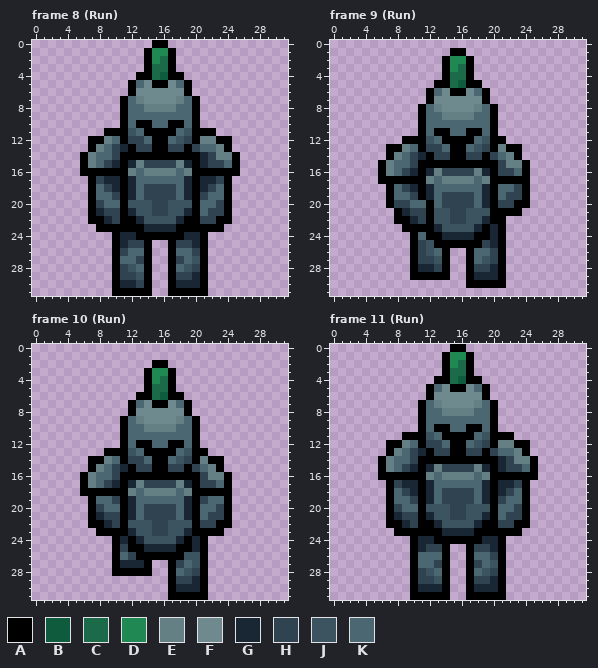
A pixel-art file gets an edit: Aseprite/Characters/PlayerCharacter_Front_BaseSprite.aseprite. That is the earlier state.
32x32 pixels, 11 frames. Shown: frame 8 (Run), frame 9 (Run), frame 10 (Run), frame 11 (Run). The commit also changed other frames, which this record leaves out.
Palette (. is transparent): A #000000  B #0e5c3d  C #1b6a4a  D #208853  E #658085  F #6f8a8f  G #192633  H #304351  J #3c5360  K #4b6771
Pixels before, frame 8 (Run), first column x 6:
 0 .........AA.........
 1 ........ADDA........
 2 ........ADCA........
 3 ........ACCA........
 4 .......AACBAA.......
 5 ......AKFAAFKA......
 6 ......AFFFFFFA......
 7 .....AKEFFFFEKA.....
 8 .....AKKEEEEKKA.....
 9 .....AKKKKKKKKA.....
10 .....AKAAKKAAKA.....
11 ...AAAJKAAAAKJAAA...
12 .AAEKAHHKAAKJHAEEAA.
13 .AEKHGAHHAAHHAHKKEA.
14 AEKKHAAAAAAAAAAGHEEA
15 AEKHGAGEHHHHEGAGHHKA
16 AAAAAAEKEEEEKEAAAAAA
17 .AHGGAGKKKKKKGAGGHA.
18 .AKHGAGKHHHHKGAGHKA.
19 .AKKHAGKHHHHKGAHKKA.
20 .AHKKAJJJHHJJJAKKHA.
21 .AGHHAGJJHHJJGAKHHA.
22 .AAGHAAGJJJJGAAHHAA.
23 ..AAAAAAGGGGAAAAAA..
24 ....AGGAAAAAAGGA....
25 ....AGHHA..AHHGA....
26 ....AHKKA..AKKHA....
27 ....AKKHA..AHKJA....
28 ....AHJKA..AKJHA....
29 ....AHHJA..AHHGA....
30 ....AGGHA..AGGGA....
31 ....AAAAA..AAAAA....
Pixels before, frame 9 (Run), first column x 6:
 1 .........AA........
 2 ........ADDA.......
 3 ........ADCA.......
 4 ........ACCA.......
 5 .......AACBAA......
 6 ......AKFAAFKA.....
 7 ......AFFFFFFA.....
 8 .....AKEFFFFEKA....
 9 .....AKKEEEEKKA....
10 .....AKKKKKKKKA....
11 .....AKAAKKAAKA....
12 ...AAAJKAAAAKJAA...
13 .AAEKAHHKAAKJHAEAA.
14 .AEKHGAHHAAHHAHKEA.
15 AEKKHAAAAAAAAAAHEEA
16 AEKHGAGEHHHHEGAHHKA
17 AAAAAAEKEEEEKEAAAAA
18 .AKHGAGKKKKKKGAKKHA
19 .AKKHAGKHHHHKGAKHHA
20 .AHHKKAKHHHHKGAHHAA
21 ..AGHHAJJHHJJJAAAA.
22 ..AAGHAJJHHJJGAA...
23 ...AAAAGJJJJGAGA...
24 ....AKAAGGGGAAGA...
25 ....AHJAAAAAAHGA...
26 ....AHJKA..AKKHA...
27 ....AHHJA..AKJHA...
28 ....AGGHA..AHHGA...
29 ....AAAAA..AGGGA...
30 ...........AAAAA...
Pixels before, frame 10 (Run), first column x 6:
 2 .........AA........
 3 ........ADDA.......
 4 ........ADCA.......
 5 ........ACCA.......
 6 .......AACBAA......
 7 ......AKFAAFKA.....
 8 ......AFFFFFFA.....
 9 .....AKEFFFFEKA....
10 .....AKKEEEEKKA....
11 .....AKKKKKKKKA....
12 .....AKAAKKAAKA....
13 ...AAAJKAAAAKJAA...
14 .AAEKAHHKAAKJHAEAA.
15 .AEKHGAHHAAHHAHKEA.
16 AEKKHAAAAAAAAAAHEEA
17 AEKHGAGEHHHHEGAHHKA
18 AAAAAAEKEEEEKEAAAAA
19 .AKKHAGKKKKKKGAHKKA
20 .AHKKAGKHHHHKGAKKHA
21 .AGHHAGKHHHHKGAKHHA
22 .AAGHAJJJHHJJJAHHAA
23 ..AAAAGJJHHJJGAAAA.
24 ....AGAGJJJJGAGA...
25 ....AHAAGGGGAAGA...
26 ....AKHAAAAAAJJA...
27 ....AGGGA..AHKJA...
28 ....AAAAA..AKJHA...
29 ...........AHHGA...
30 ...........AGGGA...
31 ...........AAAAA...
Pixels before, frame 11 (Run), first column x 6:
 0 .........AA.........
 1 ........ADDA........
 2 ........ADCA........
 3 ........ACCA........
 4 .......AACBAA.......
 5 ......AKFAAFKA......
 6 ......AFFFFFFA......
 7 .....AKEFFFFEKA.....
 8 .....AKKEEEEKKA.....
 9 .....AKKKKKKKKA.....
10 .....AKAAKKAAKA.....
11 ...AAAJKAAAAKJAAA...
12 .AAEKAHHKAAKJHAEEAA.
13 .AEKHGAHHAAHHAHKKEA.
14 AEKKHAAAAAAAAAAGHEEA
15 AEKHGAGEHHHHEGAGHHKA
16 AAAAAAEKEEEEKEAAAAAA
17 .AHGGAGKKKKKKGAGGHA.
18 .AKHGAGKHHHHKGAGHKA.
19 .AKKHAGKHHHHKGAHKKA.
20 .AHKKAJJJHHJJJAKKHA.
21 .AGHHAGJJHHJJGAKHHA.
22 .AAGHAAGJJJJGAAHHAA.
23 ..AAAAAAGGGGAAAAAA..
24 ....AGGAAAAAAGGA....
25 ....AGHHA..AHHGA....
26 ....AKKKA..AKKHA....
27 ....AKKHA..AHKJA....
28 ....AHJKA..AKJHA....
29 ....AHHJA..AHHGA....
30 ....AGGGA..AGGGA....
31 ....AAAAA..AAAAA....
The same view after the edit:
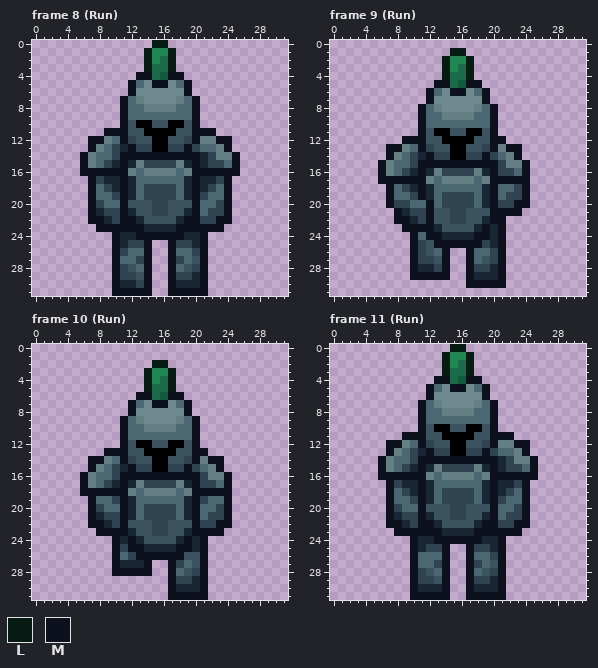
Colours new in this view: L #061b11  M #0d111d
The edit:
Frame 8 (Run):
y 0: x 15..16 AA -> LL
y 1..3: x 14 A -> L; x 17 A -> L
y 4: x 13..14 AA -> MM; x 17..18 AA -> MM
y 5: x 12 A -> M; x 15..16 AA -> MM; x 19 A -> M
y 6: x 12 A -> M; x 19 A -> M
y 7..9: x 11 A -> M; x 20 A -> M
y 10: x 11..12 AK -> MJ; x 15..16 KK -> JJ; x 19..20 KA -> JM
y 11: x 9..11 AAA -> MMM; x 13 K -> J; x 18 K -> J; x 20..22 AAA -> MMM
y 12: x 7..8 AA -> MM; x 11 A -> M; x 13..14 HK -> JJ; x 17 K -> J; x 20 A -> M; x 23..24 AA -> MM
y 13: x 7 A -> M; x 12 A -> M; x 19 A -> M; x 24 A -> M
y 14: x 6 A -> M; x 11..20 AAAAAAAAAA -> MMMMMMMMMM; x 25 A -> M
y 15: x 6 A -> M; x 11 A -> M; x 20 A -> M; x 25 A -> M
y 16: x 6..11 AAAAAA -> MMMMMM; x 20..25 AAAAAA -> MMMMMM
y 17..21: x 7 A -> M; x 11 A -> M; x 20 A -> M; x 24 A -> M
y 22: x 7..8 AA -> MM; x 11..12 AA -> MM; x 19..20 AA -> MM; x 23..24 AA -> MM
y 23: x 8..13 AAAAAA -> MMMMMM; x 18..23 AAAAAA -> MMMMMM
y 24: x 10 A -> M; x 13..18 AAAAAA -> MMMMMM; x 21 A -> M
y 25..30: x 10 A -> M; x 14 A -> M; x 17 A -> M; x 21 A -> M
y 31: x 10..14 AAAAA -> MMMMM; x 17..21 AAAAA -> MMMMM
Frame 9 (Run):
y 1: x 15..16 AA -> LL
y 2..4: x 14 A -> L; x 17 A -> L
y 5: x 13..14 AA -> MM; x 17..18 AA -> MM
y 6: x 12 A -> M; x 15..16 AA -> MM; x 19 A -> M
y 7: x 12 A -> M; x 19 A -> M
y 8..10: x 11 A -> M; x 20 A -> M
y 11: x 11..12 AK -> MJ; x 15..16 KK -> JJ; x 19..20 KA -> JM
y 12: x 9..11 AAA -> MMM; x 13 K -> J; x 18 K -> J; x 20..21 AA -> MM
y 13: x 7..8 AA -> MM; x 11 A -> M; x 13..14 HK -> JJ; x 17 K -> J; x 20 A -> M; x 22..23 AA -> MM
y 14: x 7 A -> M; x 12 A -> M; x 19 A -> M; x 23 A -> M
y 15: x 6 A -> M; x 11..20 AAAAAAAAAA -> MMMMMMMMMM; x 24 A -> M
y 16: x 6 A -> M; x 11 A -> M; x 20 A -> M; x 24 A -> M
y 17: x 6..11 AAAAAA -> MMMMMM; x 20..24 AAAAA -> MMMMM
y 18..19: x 7 A -> M; x 11 A -> M; x 20 A -> M; x 24 A -> M
y 20: x 7 A -> M; x 12 A -> M; x 20 A -> M; x 23..24 AA -> MM
y 21: x 8 A -> M; x 12 A -> M; x 20..23 AAAA -> MMMM
y 22: x 8..9 AA -> MM; x 12 A -> M; x 20..21 AA -> MM
y 23: x 9..12 AAAA -> MMMM; x 19 A -> M; x 21 A -> M
y 24: x 10 A -> M; x 12..13 AA -> MM; x 18..19 AA -> MM; x 21 A -> M
y 25: x 10 A -> M; x 13..18 AAAAAA -> MMMMMM; x 21 A -> M
y 26..28: x 10 A -> M; x 14 A -> M; x 17 A -> M; x 21 A -> M
y 29: x 10..14 AAAAA -> MMMMM; x 17 A -> M; x 21 A -> M
y 30: x 17..21 AAAAA -> MMMMM
Frame 10 (Run):
y 2: x 15..16 AA -> LL
y 3..5: x 14 A -> L; x 17 A -> L
y 6: x 13..14 AA -> MM; x 17..18 AA -> MM
y 7: x 12 A -> M; x 15..16 AA -> MM; x 19 A -> M
y 8: x 12 A -> M; x 19 A -> M
y 9..11: x 11 A -> M; x 20 A -> M
y 12: x 11..12 AK -> MJ; x 15..16 KK -> JJ; x 19..20 KA -> JM
y 13: x 9..11 AAA -> MMM; x 13 K -> J; x 18 K -> J; x 20..21 AA -> MM
y 14: x 7..8 AA -> MM; x 11 A -> M; x 13..14 HK -> JJ; x 17 K -> J; x 20 A -> M; x 22..23 AA -> MM
y 15: x 7 A -> M; x 12 A -> M; x 19 A -> M; x 23 A -> M
y 16: x 6 A -> M; x 11..20 AAAAAAAAAA -> MMMMMMMMMM; x 24 A -> M
y 17: x 6 A -> M; x 11 A -> M; x 20 A -> M; x 24 A -> M
y 18: x 6..11 AAAAAA -> MMMMMM; x 20..24 AAAAA -> MMMMM
y 19..21: x 7 A -> M; x 11 A -> M; x 20 A -> M; x 24 A -> M
y 22: x 7..8 AA -> MM; x 11 A -> M; x 20 A -> M; x 23..24 AA -> MM
y 23: x 8..11 AAAA -> MMMM; x 20..23 AAAA -> MMMM
y 24: x 10 A -> M; x 12 A -> M; x 19 A -> M; x 21 A -> M
y 25: x 10 A -> M; x 12..13 AA -> MM; x 18..19 AA -> MM; x 21 A -> M
y 26: x 10 A -> M; x 13..18 AAAAAA -> MMMMMM; x 21 A -> M
y 27: x 10 A -> M; x 14 A -> M; x 17 A -> M; x 21 A -> M
y 28: x 10..14 AAAAA -> MMMMM; x 17 A -> M; x 21 A -> M
y 29..30: x 17 A -> M; x 21 A -> M
y 31: x 17..21 AAAAA -> MMMMM
Frame 11 (Run): the same change as frame 8 (Run)
